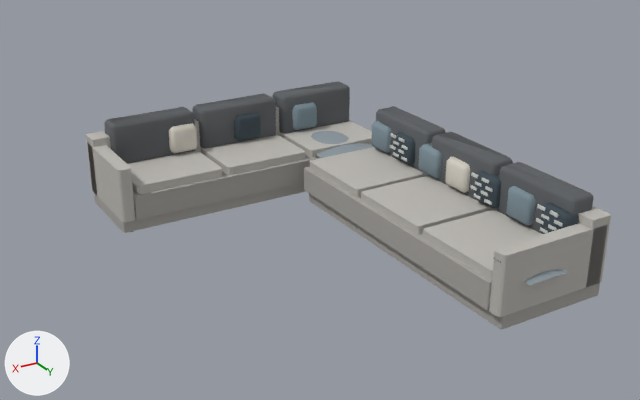
One commit to the glTF model scratchpad/bsmt/glb/Movie_Sectional.glb: the scene before it, then after it.
Both versions are drawn from a camera (50 mm lens) standing at (5.12, 0.91, 3.47) and looking at (1.55, -5.05, 0.49). The axes (+X, +Y, +Z) are drawn at lower left. The lights are the same throughout. The picture after the commit comes second. Vertices at exactly the same position are counted once.

The first picture shows 'root'.
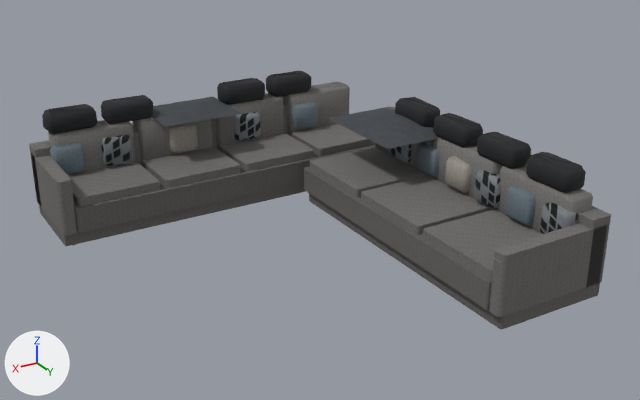
Diff of the bpy script that builds the scene:
```diff
--- a/scratchpad/bsmt/glb/Movie_Sectional.glb.py
+++ b/scratchpad/bsmt/glb/Movie_Sectional.glb.py
@@ mat_m2geo @@
+mat_m2geo = bpy.data.materials.new('m2geo')
+# colours: grey #868c91, mixed with the vertex colours
+# uses the picture img_image_1
@@ mat_m2fabd @@
+mat_m2fabd = bpy.data.materials.new('m2fabd')
+# colours: dark grey #6b6966, mixed with the vertex colours
+# uses the picture img_image_0
@@ mat_m2fab @@
+mat_m2fab = bpy.data.materials.new('m2fab')
+# colours: grey #767472, mixed with the vertex colours
+# uses the picture img_image_0
@@ mat_m2bou @@
+mat_m2bou = bpy.data.materials.new('m2bou')
+# colours: grey #a59f96, mixed with the vertex colours
+# uses the picture img_image_0
@@ mat_m2throw @@
+mat_m2throw = bpy.data.materials.new('m2throw')
+# colours: dark grey #464a4f, mixed with the vertex colours
+# uses the picture img_image_0
@@ mat_m2slate @@
+mat_m2slate = bpy.data.materials.new('m2slate')
+# colours: greyish blue #6d7c85, mixed with the vertex colours
+# uses the picture img_image_0
@@ mat_m2back @@
+mat_m2back = bpy.data.materials.new('m2back')
+# colours: grey #7d7b78, mixed with the vertex colours
+# uses the picture img_image_0
@@ mat_m2bp @@
+mat_m2bp = bpy.data.materials.new('m2bp')
+# colours: black #252629, mixed with the vertex colours
+# uses the picture img_image_0
@@ me_mesh_0 @@
-me_mesh_0.from_pydata(...)  # 2899 vertices, 5080 faces; spans x 0.07..2.91, y -7.11..-3.15, z 0.0..0.85
+me_mesh_0.from_pydata(...)  # 2720 vertices, 4678 faces; spans x 0.07..3.44, y -7.22..-3.22, z 0.0..1.04
+# me_mesh_0 part 1: the loose piece of 32 vertices spanning x 1.89..2.74, y -6.89..-6.24, z 0.35..0.45 is scaled about its middle by (0.888, 1, 1), then moved by (-0.23, 0.0, 0.0), in mat_m2fab
+# me_mesh_0 part 2: the loose piece of 32 vertices spanning x 0.99..1.84, y -6.89..-6.24, z 0.35..0.45 is scaled about its middle by (0.888, 1, 1), then moved by (1.49, 0.0, 0.0), in mat_m2fab
+# me_mesh_0 part 3: the loose piece of 32 vertices spanning x 2.78..2.91, y -7.11..-6.2, z 0.14..0.64 is moved by (0.53, 0.0, 0.0), in mat_m2fab
+# me_mesh_0 part 4: the loose piece of 112 vertices spanning x 0.24..0.41, y -5.62..-5.32, z 0.46..0.74 is rebuilt with 66 vertices and now spans x 0.25..0.41, y -5.68..-5.39, z 0.46..0.75, in mat_m2geo
+# me_mesh_0 part 5: the loose piece of 112 vertices spanning x 1.89..2.74, y -7.08..-6.83, z 0.41..0.85 is rebuilt with 66 vertices and now spans x 1.71..2.46, y -7.07..-6.83, z 0.41..0.85, in mat_m2back
+# me_mesh_0 part 6: 27 loose pieces with 457 vertices, spanning x 0.24..0.92, y -6.89..-3.15, z 0.38..0.74, are deleted
+# me_mesh_0 part 7: 319 vertices moved from x 0.1..2.91, y -7.11..-3.34, z 0.02..0.84 to x 0.11..3.44, y -7.11..-3.35, z 0.02..0.84; 1040 vertices removed from x 0.08..2.19, y -7.08..-3.35, z 0.35..0.85; 1410 vertices added at x 0.08..3.32, y -7.22..-3.37, z 0.35..1.04
+# me_mesh_0 part 8: 240 faces spanning x 0.07..3.43, y -7.11..-3.23, z 0.02..0.37 switch from mat_mvfabd (grey #a9a6a1) to mat_m2fabd
+# me_mesh_0 part 9: 380 faces spanning x 0.07..3.44, y -7.11..-3.22, z 0.14..0.71 switch from mat_mvfab (grey #bdbab4) to mat_m2fab
+# me_mesh_0 part 10: 44 faces spanning x 0.12..0.84, y -7.06..-3.38, z 0.41..0.85 switch from mat_mvbackc (dark grey #5e6164) to mat_m2back
+# me_mesh_0 part 11: 88 faces spanning x 0.24..1.49, y -6.93..-3.35, z 0.46..0.75 switch from mat_mvpa (greyish blue #3d4a52) to mat_m2geo
+# me_mesh_0 part 12: 37 faces spanning x 0.25..0.79, y -6.93..-3.74, z 0.46..0.75 switch from mat_mvslate (greyish blue #7d8f98) to mat_m2slate
+# me_mesh_0 part 13: 54 faces spanning x 0.27..2.19, y -6.93..-4.54, z 0.46..0.75 switch from mat_mvbou (light grey #d6d1c6) to mat_m2bou
+# other edits to the shape of me_mesh_0 do not show in these pictures
 me_mesh_0.materials.append(mat_mvstud)
-me_mesh_0.materials.append(mat_mvdw)  # black #2f2a27
-me_mesh_0.materials.append(mat_mvpb)  # light grey #cfd2cf
-me_mesh_0.materials.append(mat_mvthrow)  # grey #8d99a0
+me_mesh_0.materials.append(mat_m2dw)  # black #2c2825
+me_mesh_0.materials.append(mat_m2bp)
+me_mesh_0.materials.append(mat_m2throw)
```

Pixel boxes (x1, y1, x2, y2) of what changed, in the pictures (640 x 400 px; the box of a moved part takes in the faces that stretch with it):
'root', reshaped (11% wider)
    before: (86, 81, 611, 330)
    after: (29, 71, 611, 330)
part 1 of me_mesh_0, moved or reshaped
    before: (128, 149, 222, 194)
    after: (141, 146, 240, 188)
part 2 of me_mesh_0, moved or reshaped
    before: (201, 134, 305, 175)
    after: (68, 160, 160, 206)
part 3 of me_mesh_0, moved or reshaped
    before: (88, 143, 135, 222)
    after: (31, 154, 77, 235)
part 4 of me_mesh_0, rebuilt
    before: (394, 132, 415, 165)
    after: (390, 144, 411, 163)
part 5 of me_mesh_0, rebuilt
    before: (104, 107, 195, 164)
    after: (133, 117, 213, 160)
part 6 of me_mesh_0, deleted
    before: (311, 121, 568, 285)
part 7 of me_mesh_0, moved or reshaped
    before: (169, 81, 593, 234)
    after: (42, 71, 593, 234)
part 8 of me_mesh_0, recoloured (darker)
    before: (94, 155, 600, 330)
    after: (39, 145, 600, 330)
part 9 of me_mesh_0, recoloured (darker)
    before: (86, 106, 611, 317)
    after: (29, 104, 611, 317)
part 10 of me_mesh_0, recoloured
    before: (273, 96, 520, 169)
    after: (281, 95, 585, 195)
part 11 of me_mesh_0, recoloured
    before: (478, 171, 578, 224)
    after: (235, 115, 578, 226)
part 12 of me_mesh_0, recoloured
    after: (511, 185, 535, 197)
part 13 of me_mesh_0, recoloured
    before: (170, 126, 465, 193)
    after: (168, 123, 465, 193)
